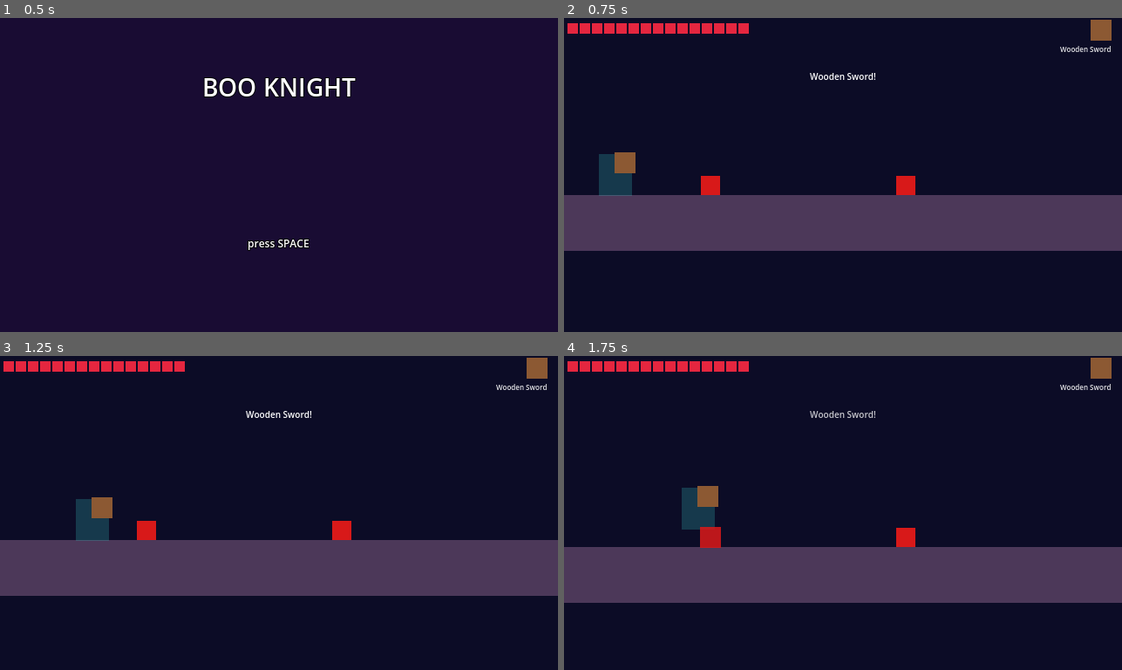
Above: before the commit, frames 1-4 (two rows, left to right).
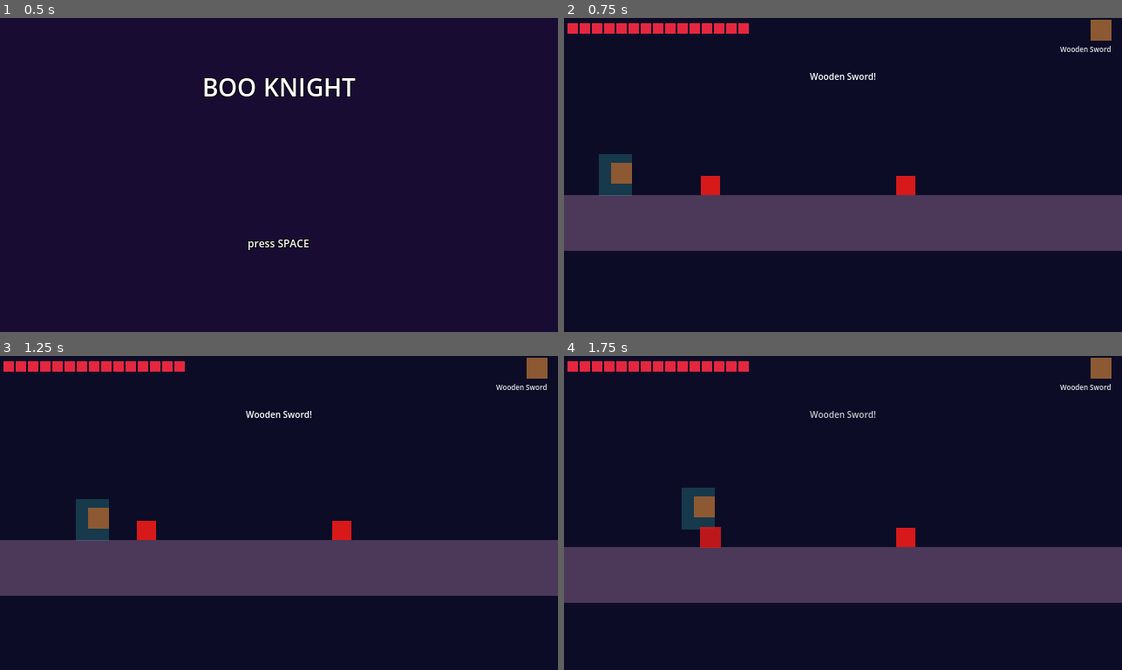
Above: after the commit, the same moments.

Repository: bryn1/boo-knight
Game: Godot game, scene res://scenes/main.tscn
Two runs of this game, one before a commit and one after it. Both use one fixed random seed, a clock stepped at 60 frames per second and the inputs below.
Inputs:
- Up to frame 1 (0.5 s): no input
- Up to frame 2 (0.75 s): tap Space (jump) at 0.5 s; hold D (move_right) from 0.53 s (still down); tap J (attack) at 0.6 s
- Up to frame 3 (1.25 s): keep holding D (move_right); tap Space (jump) at 0.77 s
- Up to frame 4 (1.75 s): keep holding D (move_right); tap J (attack) at 1.35 s; tap Space (jump) at 1.52 s

Frame 1 is identical in both runs. In frame 2, 0.3% of the frame differs, in the area x 8-13%, y 42-53%; in frame 3, 0.3%; in frame 4, 0.3%.

Commit message:
T8b: held-sword overlay hand-anchored, forward sweep attack, reach 22/10 (MC 11810)
Owner bug photo: sword painted in hero art + game overlay made it look attached
to the head. The art half (empty-handed hero, forward-lunge attack frames)
landed in 9a99d1e (MC 11809); this is the game half:

- player.gd held-sword overlay rest anchor Vector2(7,-2), hilt at the fist,
  blade diagonal up-forward clear of the helmet (brief's (9,-6) floated off the
  fist in the PIL QA composites - adjusted once per the brief's QA duty,
  composites in .audits/T8b-composites are the law photo); attack window shifts
  the overlay to the extended fist (11,-10) and sweeps rotation 0 -> -1.0 rad
  by 25% of the window -> SWEEP_FWD by 55%, hold to 85%, rest by window end;
  SWEEP_FWD = 0.79 rad (closer geometry ruling: the sword PNG's natural blade
  angle is 45.2 deg up, so horizontal straight forward through the extended
  fist - the owner's STRAIGHT FORWARD ask - is 0.79 rad; the brief's 0.15 left
  the blade ~36 deg up, law photos /tmp/sweep-hold_0p15.png vs _0p79.png).
  Facing<0 mirrors hero+overlay and negates the angle. Enchanted _a/_b element
  cycle keeps running on the overlay every frame (T7b, same anchors).
- laws in rules.gd single-source: sweep_angle(p)+SWEEP_FWD=0.79 and reach
  ATTACK_REACH_X 17 -> 22 / ATTACK_REACH_HALF -> 10 (hit band [12,32] px only
  while attacking); level.gd rect and player.gd attack-area position read the
  same constants; sim pins both laws (78 PASS: 5 reach + 6 sweep checks,
  business + boundary + hold/timing/wind-up/rest-return).

Gates (re-run on the amended tree): import 0, sim 0 (78 PASS),
sim -- --plant-bad 1, smoke 0, BOOKNIGHT_START_TILE=160 smoke 0,
web export 0, build/web md5-match x4 (systemd untouched). Mutation proofs:
SWEEP_FWD planted 0.15 -> sim exit 1 -> revert -> 0; ATTACK_REACH_X planted
17 -> sim exit 1 -> revert -> 0. Evidence .audits/T8b-CLOSE.md (VERIFY_EXIT=0).

Diff:
--- a/godot/src/level.gd
+++ b/godot/src/level.gd
@@ -148,7 +148,7 @@
 	attack.monitoring = false
 	var ashape := CollisionShape2D.new()
 	var arect := RectangleShape2D.new()
-	arect.size = Vector2(26, 22)
+	arect.size = Vector2(Rules.ATTACK_REACH_HALF * 2.0, 22.0)  # T8b reach law (MC 11810)
 	ashape.shape = arect
 	attack.add_child(ashape)
 	p.add_child(attack)
--- a/godot/src/player.gd
+++ b/godot/src/player.gd
@@ -16,6 +16,16 @@
 const FALL_DAMAGE_Y := 460.0
 const WALK_FPS := 7.0
 const SWORD_FPS := 8.0  # enchanted held-sword cycle (T7b law 4, like the kings' MOVE_ANIM)
+## Held-sword overlay anchors (T8b, MC 11810 — hero art is empty-handed since
+## MC 11809; this Sprite2D is the ONE visible sword). Rest: hilt in the right
+## fist, blade diagonal up-forward (the PNG's natural angle, rotation 0); the
+## brief's (9,-6) floated the hilt off the fist — adjusted once per the QA
+## duty, composites in .audits/T8b-composites are the law photo.
+const SWORD_REST := Vector2(7, -2)
+const SWORD_FIST := Vector2(11, -10)  # extended-fist anchor while attacking
+## Forward-sweep law lives in rules.gd (sweep_angle, SWEEP_FWD=0.79 — the
+## closer geometry ruling: blade horizontal straight forward through the
+## extended fist); facing left mirrors the angle sign here via * facing.
 
 var facing := 1.0
 var attack_area: Area2D  # assigned by factory
@@ -46,7 +56,7 @@
 	attack_area.body_entered.connect(_on_attack_hit)
 	_sword_sprite = Art.make_sprite(String(Rules.SWORDS[GameState.sword]["icon"]))
 	_sword_sprite.name = "HeldSword"  # keep "Sprite2D" unique for get_node_or_null lookups
-	_sword_sprite.position = Vector2(11, -14)
+	_sword_sprite.position = SWORD_REST  # hilt in the fist, blade up-forward (T8b)
 	add_child(_sword_sprite)  # after the hero sprite: the blade paints in front
 	_refresh_sword(GameState.sword)
 	GameState.sword_changed.connect(_refresh_sword)
@@ -105,7 +115,7 @@
 		# _physics_process runs inside the physics flush; toggling monitoring
 		# directly errors in the web build (MC 11798). Defer both branches.
 		attack_area.set_deferred("monitoring", true)
-		attack_area.position = Vector2(17.0 * facing, -24.0)
+		attack_area.position = Vector2(Rules.ATTACK_REACH_X * facing, -24.0)
 	else:
 		attack_area.set_deferred("monitoring", false)
 
@@ -119,7 +129,14 @@
 		_sprite.flip_h = facing < 0.0  # art faces right; visuals only, hitbox uses facing
 
 	_sword_sprite.flip_h = facing < 0.0
-	_sword_sprite.position.x = 11.0 * facing
+	if _attack_time > 0.0:
+		# T8b forward sweep: overlay rides the extended fist and sweeps to
+		# straight forward; facing left mirrors the angle sign (flip_h).
+		_sword_sprite.position = Vector2(SWORD_FIST.x * facing, SWORD_FIST.y)
+		_sword_sprite.rotation = Rules.sweep_angle(1.0 - _attack_time / ATTACK_ACTIVE) * facing
+	else:
+		_sword_sprite.position = Vector2(SWORD_REST.x * facing, SWORD_REST.y)
+		_sword_sprite.rotation = 0.0
 	if _sword_frames.size() > 1:  # enchanted: cycle the element frames while held
 		_sword_t += delta
 		Art.apply_frame(_sword_sprite, _sword_key,
--- a/godot/src/rules.gd
+++ b/godot/src/rules.gd
@@ -73,6 +73,26 @@
 	4: "diamond_wind", 5: "diamond_storm"}
 
 const ATTACK_COOLDOWN := 0.35  # seconds between sword swings
+## Sword-reach law (T8b, MC 11810 — owner 2026-10-31 "attack ramge could be
+## increased slightly"): during the attack window the attack Area2D sits
+## ATTACK_REACH_X px ahead of the hero centre with ATTACK_REACH_HALF px
+## half-extent along x (new 22/10, band 12..32). At rest the area is
+## un-monitored, so nothing is ever hit outside the attack window. The runtime
+## wires these same constants (level.gd rect, player.gd area position);
+## tests/sim.gd asserts the business law through sword_hits().
+const ATTACK_REACH_X := 22.0
+const ATTACK_REACH_HALF := 10.0
+## Forward-sweep law (T8b, MC 11810 — owner 2026-10-31 "a sword pointing
+## STRAIGHT FORWARD in a sweeping motion"): across the attack window the held
+## sword overlay rotation goes rest 0 -> SWEEP_RAISED (wind-up back) by 25%,
+## sweeps to SWEEP_FWD by 55%, holds to 85%, returns to rest by window end.
+## CLOSER GEOMETRY RULING 2026-10-31: the sword PNG's natural blade angle is
+## 45.2 deg UP, so straight-forward (horizontal) is 0.79 rad (45.2 deg + 44);
+## the brief's 0.15 left the blade ~36 deg UP — composites /tmp/sweep-hold
+## _0p15.png vs _0p79.png prove the level thrust. player.gd mirrors the sign
+## when facing left; tests/sim.gd pins the law through sweep_angle().
+const SWEEP_RAISED := -1.0
+const SWEEP_FWD := 0.79
 const INVULN_TIME := 0.8  # seconds of player invulnerability after a hit
 ## Kid-friendly grace: seconds of contact-damage immunity at the start of every
 ## run AND every level (the player node is freshly spawned for each).
@@ -81,6 +101,27 @@
 
 static func sword_damage(sword: String) -> int:
 	return int(SWORDS[sword]["dmg"])
+
+
+## Reach law as a pure band test (tests/sim.gd business assertions): a target
+## centre at `dist` px directly ahead is struck iff the attack is up and the
+## distance lies inside the Area2D band [x-half, x+half]. At rest nothing is
+## hit at ANY distance (the area is un-monitored outside the attack window).
+static func sword_hits(dist: float, attacking: bool) -> bool:
+	return attacking and dist >= ATTACK_REACH_X - ATTACK_REACH_HALF \
+		and dist <= ATTACK_REACH_X + ATTACK_REACH_HALF
+
+
+## Forward-sweep law as a pure function of window progress p (0..1). player.gd
+## rotates the overlay by this * facing (facing mirrors the sign when flipped).
+static func sweep_angle(p: float) -> float:
+	if p < 0.25:
+		return lerpf(0.0, SWEEP_RAISED, p / 0.25)
+	if p < 0.55:
+		return lerpf(SWEEP_RAISED, SWEEP_FWD, (p - 0.25) / 0.3)
+	if p < 0.85:
+		return SWEEP_FWD
+	return lerpf(SWEEP_FWD, 0.0, (p - 0.85) / 0.15)
 
 
 static func sword_label(sword: String) -> String:
--- a/godot/tests/sim.gd
+++ b/godot/tests/sim.gd
@@ -56,6 +56,8 @@
 	_check_gauntlet_law()
 	_check_multiplier_law()
 	_check_generator()
+	_check_sword_reach_law()
+	_check_sweep_law()
 	if _fails == 0:
 		print("SIM PASS")
 		quit(0)
@@ -228,6 +230,49 @@
 		and Rules.next_boss_after(int(after["boss_kills"])) == "vampire_lord")
 
 
+## T8b sword-reach law (MC 11810, owner 2026-10-31 "attack ramge could be
+## increased slightly"): attack area centre 22 px ahead, half-extent 10 px ->
+## hit band [12, 32] px ahead, ONLY during the attack window (at rest the area
+## is un-monitored and nothing is hit at any distance).
+func _check_sword_reach_law() -> void:
+	_check("10: reach law — attack centre 22 px, half-extent 10 px",
+		Rules.ATTACK_REACH_X == 22.0 and Rules.ATTACK_REACH_HALF == 10.0)
+	_check("10: business — mob 28 px ahead IS hit during the attack window",
+		Rules.sword_hits(28.0, true))
+	_check("10: business — mob 30 px ahead NOT hit at rest",
+		not Rules.sword_hits(30.0, false))
+	var rest_clear := true
+	for d in [0.0, 12.0, 22.0, 28.0, 30.0, 32.0, 100.0]:
+		rest_clear = rest_clear and not Rules.sword_hits(d, false)
+	_check("10: at rest nothing is hit at any distance", rest_clear)
+	_check("10: band edges closed — 12 and 32 hit, 11 and 33 miss",
+		Rules.sword_hits(12.0, true) and Rules.sword_hits(32.0, true) \
+		and not Rules.sword_hits(11.0, true) and not Rules.sword_hits(33.0, true))
+
+
+## T8b forward-sweep law (MC 11810, owner 2026-10-31 "a sword pointing STRAIGHT
+## FORWARD in a sweeping motion"). CLOSER GEOMETRY RULING 2026-10-31: hold =
+## 0.79 rad = the sword PNG's natural 45.2 deg blade-up + 44 deg => horizontal
+## straight-forward through the fist; the brief's 0.15 left it ~36 deg UP.
+## Wind-up -1.0 by 25%, sweep to 0.79 by 55%, hold to 85%, rest by window end.
+func _check_sweep_law() -> void:
+	_check("10: sweep hold pin — SWEEP_FWD == 0.79 rad (horizontal, closer ruling)",
+		is_equal_approx(Rules.SWEEP_FWD, 0.79))
+	_check("10: sweep rest (p=0) is level 0 rad", is_equal_approx(Rules.sweep_angle(0.0), 0.0))
+	_check("10: sweep wind-up peaks at -1.0 rad by 25%",
+		is_equal_approx(Rules.sweep_angle(0.25), Rules.SWEEP_RAISED) \
+		and Rules.sweep_angle(0.125) > Rules.SWEEP_RAISED and Rules.sweep_angle(0.125) < 0.0)
+	_check("10: sweep reaches hold value 0.79 by 55% and holds to 85%",
+		is_equal_approx(Rules.sweep_angle(0.55), Rules.SWEEP_FWD) \
+		and is_equal_approx(Rules.sweep_angle(0.7), Rules.SWEEP_FWD) \
+		and is_equal_approx(Rules.sweep_angle(0.85), Rules.SWEEP_FWD))
+	_check("10: sweep returns to rest 0 rad by window end",
+		is_equal_approx(Rules.sweep_angle(1.0), 0.0) \
+		and Rules.sweep_angle(0.9) > 0.0 and Rules.sweep_angle(0.9) < Rules.SWEEP_FWD)
+	_check("10: mid-sweep (0.25..0.55) rises from -1.0 toward 0.79",
+		Rules.sweep_angle(0.3) > Rules.SWEEP_RAISED and Rules.sweep_angle(0.5) < Rules.SWEEP_FWD)
+
+
 ## T7b law 7: deterministic seeded generator — same depth => byte-identical
 ## layout, safe spawn margin, pits never overlap and never exceed a hop.
 func _check_generator() -> void:
Not shown, changed: LEDGER.md
